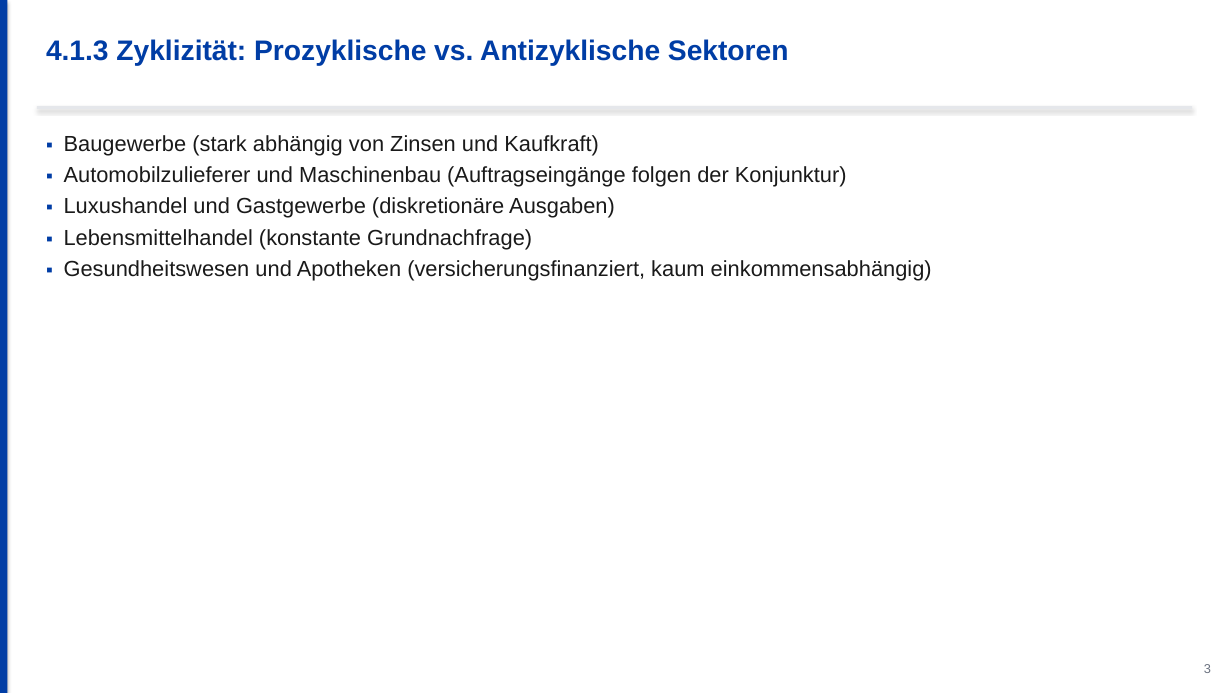
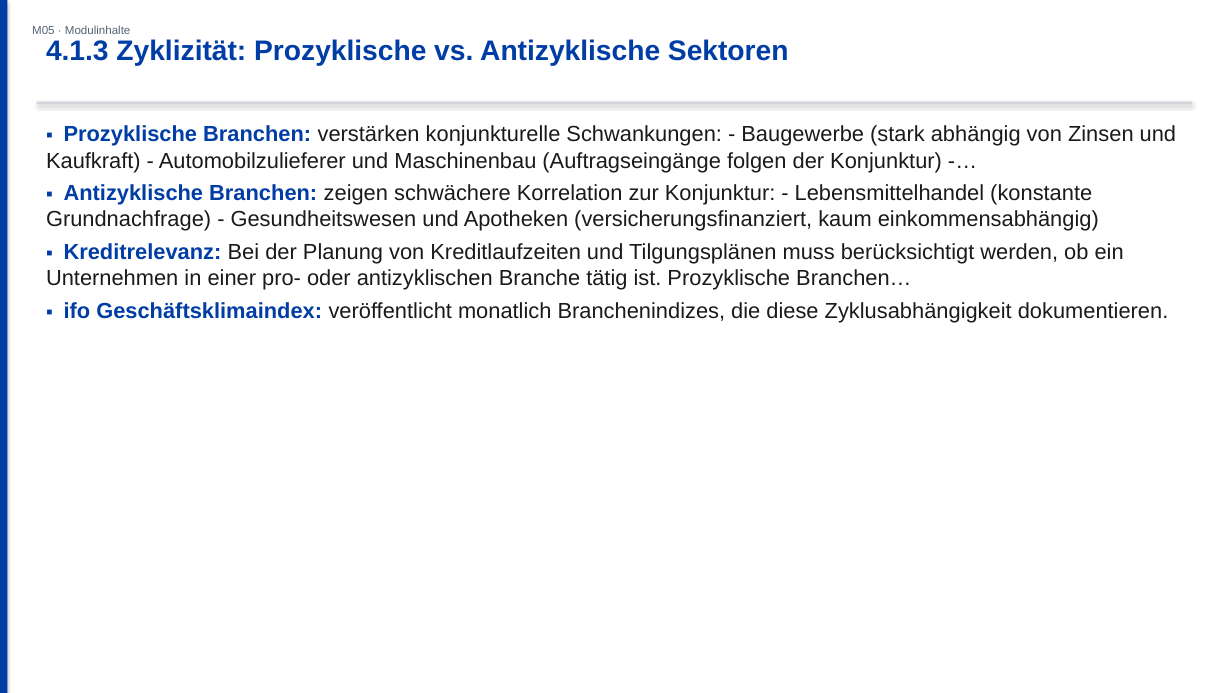
Before and after one commit to ck5rqc47pr-byte/firmenkundenakademie-online, a slide deck: slide 8 of public/downloads/praesentation/M05.pptx (slide 5 before the commit). Drawn at 1232x693 pixels with LibreOffice and Linux fonts; fonts in the diff are those of the drawing. Boxes give left, top, right and bottom in pixels: in the first picture for what was removed or moved away, otherwise in the second. Text is boxed around its words. In the diff, an @@ line names an element or a change of style, - is before the commit and + after.

```diff
--- a/public/downloads/praesentation/M05.pptx
+++ b/public/downloads/praesentation/M05.pptx
@@ text added at <box>32,25,131,34</box>, 9 pt, text #556575 @@
+M05 · Modulinhalte
@@ rectangle: place and size @@
-rectangle at <box>37,106,1192,109</box>
+rectangle at <box>37,102,1192,104</box>
@@ rectangle at <box>37,102,1192,104</box>: fill #E5E7EB to #D1D5DB @@
@@ text at <box>46,125,1176,322</box>: text changed @@
-▪ Baugewerbe (stark abhängig von Zinsen und Kaufkraft)
-▪ Automobilzulieferer und Maschinenbau (Auftragseingänge folgen der Konjunktur)
-▪ Luxushandel und Gastgewerbe (diskretionäre Ausgaben)
-▪ Lebensmittelhandel (konstante Grundnachfrage)
-▪ Gesundheitswesen und Apotheken (versicherungsfinanziert, kaum einkommensabhängig)
+▪ Prozyklische Branchen: verstärken konjunkturelle Schwankungen: - Baugewerbe (stark abhängig von Zinsen und Kaufkraft) - Automobilzulieferer und Maschinenbau (Auftragseingänge folgen der Konjunktur) -…
+▪ Antizyklische Branchen: zeigen schwächere Korrelation zur Konjunktur: - Lebensmittelhandel (konstante Grundnachfrage) - Gesundheitswesen und Apotheken (versicherungsfinanziert, kaum einkommensabhängig)
+▪ Kreditrelevanz: Bei der Planung von Kreditlaufzeiten und Tilgungsplänen muss berücksichtigt werden, ob ein Unternehmen in einer pro- oder antizyklischen Branche tätig ist. Prozyklische Branchen…
+▪ ifo Geschäftsklimaindex: veröffentlicht monatlich Branchenindizes, die diese Zyklusabhängigkeit dokumentieren.
@@ text removed at <box>1204,664,1211,673</box> @@
-3
```
Also in this commit, not shown: 15 other slides changed, 15 slides added, 8 slides removed, 23 other files.
